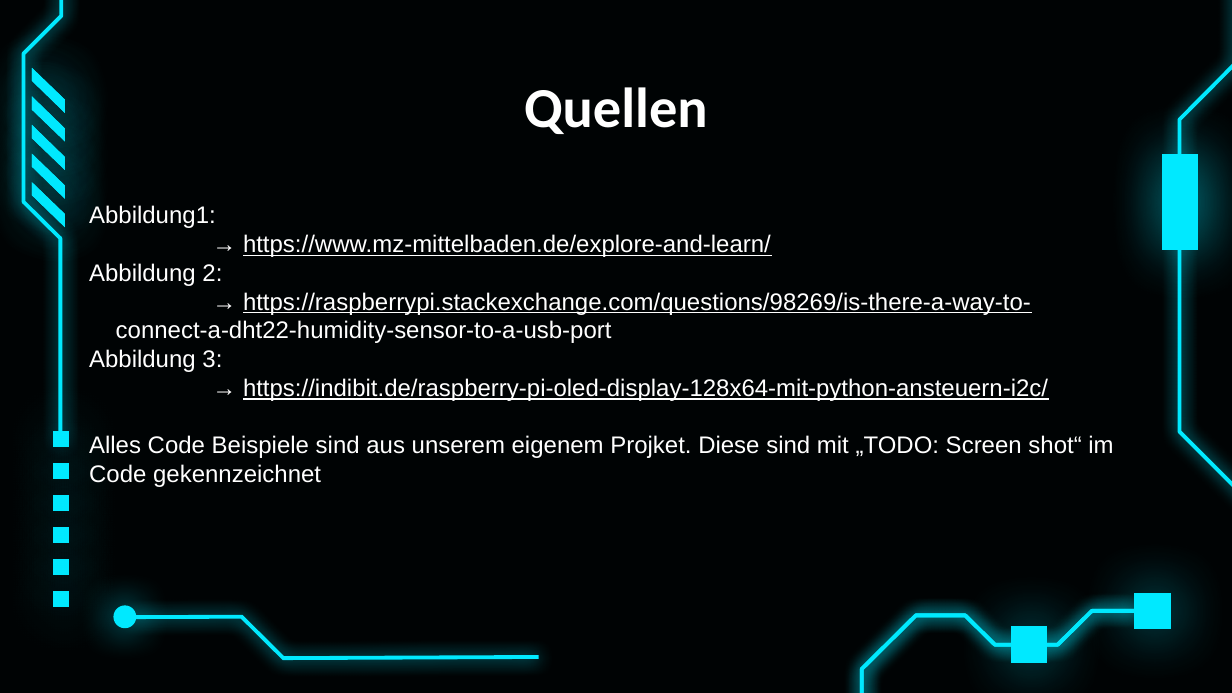
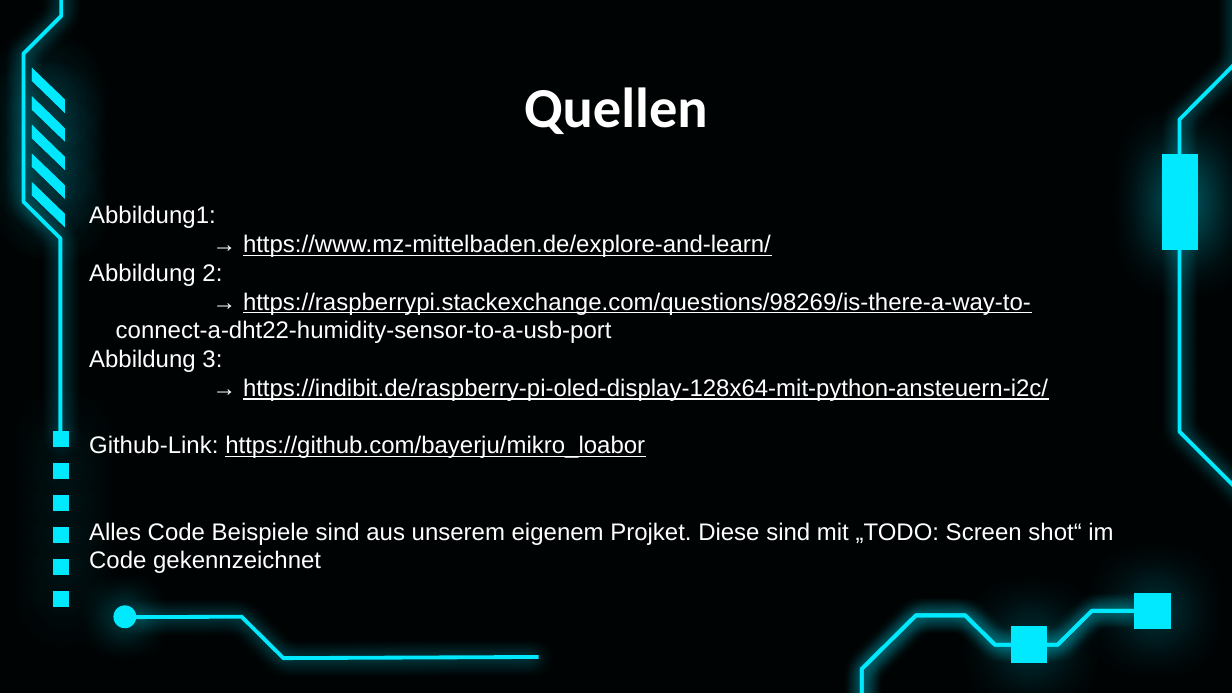
Before and after one commit to bayerju/mikro_loabor, a slide deck: slide 23 of MIC.pptx (slide 19 before the commit). Drawn at 1232x693 pixels with LibreOffice and Linux fonts; fonts in the diff are those of the drawing. Boxes give left, top, right and bottom in pixels: in the first picture for what was removed or moved away, otherwise in the second. Text is boxed around its words. In the diff, an @@ line names an element or a change of style, - is before the commit and + after.

Commit message:
powerpoint added github link

```diff
--- a/MIC.pptx
+++ b/MIC.pptx
@@ text at (89,435,645,458): paragraph added @@
+Github-Link: https://github.com/bayerju/mikro_loabor
```
Also in this commit, not shown: 4 slides added.
